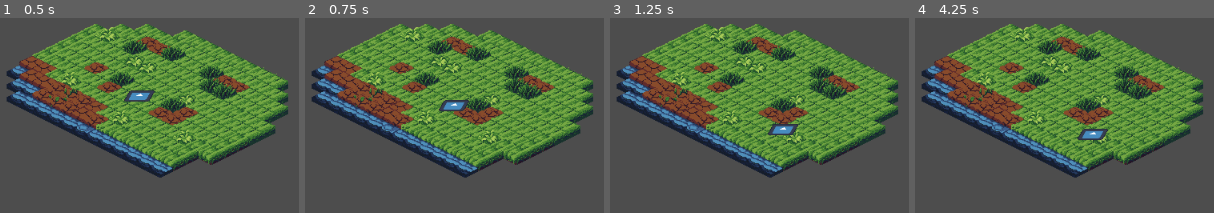
Above: before the commit, frames 1-4 (left to right).
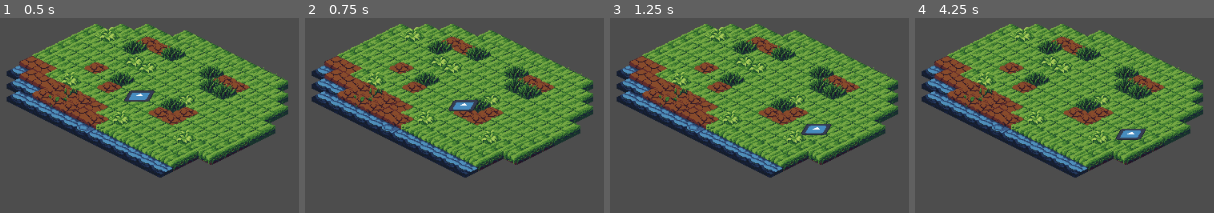
Above: after the commit, the same moments.

Repository: Victorrh68/Gordot
Game: Godot game, scene res://2d_secen_test.tscn
The game is run twice, just before and just after one commit, with the same random seed, the same clock (stepped at 60 frames per second) and the same inputs. The engine's default icon, where the game draws it, is replaced by a stand-in: a white triangle on a blue panel in a dark square.
Inputs:
- Up to frame 1 (0.5 s): no input
- Up to frame 2 (0.75 s): tap Enter (ui_accept) at 0.5, 0.6 s; hold Right (ui_right) from 0.53 s (still down)
- Up to frame 3 (1.25 s): keep holding Right (ui_right); tap Enter (ui_accept) at 0.77, 1.07 s
- Up to frame 4 (4.25 s): release Right (ui_right) at 1.28 s; hold Down (ui_down) 1.28-2.03 s; tap Enter (ui_accept) at 1.35, 1.52, 1.82, 2.1, 2.85, 3.02, 3.32, 3.6, 3.77, 4.07 s; hold Right (ui_right) 2.03-2.78 s; hold Up (ui_up) 2.78-3.53 s; hold Left (ui_left) from 3.53 s (still down)

Frame 1 is identical in both runs. In frame 2, 0.5% of the frame differs, in the area x 44-59%, y 42-48%; in frame 3, 1.0%; in frame 4, 1.0%, in the area x 54-78%, y 56-63%.

Commit message:
Returned to old walking algorithm
This Integer number implementacion has a downside: it skews the direction of movement. Saved this last algorith on an old_walking.gd file while returning to prior walking algorithm.

Diff:
--- a/Nom_Folder/CharacterBody2D.gd
+++ b/Nom_Folder/CharacterBody2D.gd
@@ -38,48 +38,21 @@
 
 	# Get the input direction and handle the movement/deceleration.
 	# As good practice, you should replace UI actions with custom gameplay actions.
-	#var direction_x = Input.get_axis("ui_left", "ui_right")
-	#var direction_y = Input.get_axis("ui_up", "ui_down")
+	var direction_x = Input.get_axis("ui_left", "ui_right")
+	var direction_y = Input.get_axis("ui_up", "ui_down")
 
-	#if direction_x:
-	#	velocity.x = direction_x * SPEED
-	#else:
-	#	velocity.x = move_toward(velocity.x, 0, SPEED)
+	if direction_x:
+		velocity.x = direction_x * SPEED
+	else:
+		velocity.x = move_toward(velocity.x, 0, SPEED)
 
-	#if direction_y:
-	#	velocity.y = direction_y * SPEED
-	#else:
-	#	velocity.y = move_toward(velocity.y, 0, SPEED)
+	if direction_y:
+		velocity.y = direction_y * SPEED
+	else:
+		velocity.y = move_toward(velocity.y, 0, SPEED)
 
-	#velocity = rect_to_iso(velocity)
-	#velocity = velocity.normalized() * SPEED  * delta
+	velocity = rect_to_iso(velocity)
+	velocity = velocity.normalized() * SPEED  * delta
 
-	#velocity *= cell_size
-
-		# Handle input to move the character
-	var movement = Vector2()  # Initialize movement vector
-	if Input.is_action_pressed("ui_right"):
-		movement.x += 1
-	if Input.is_action_pressed("ui_left"):
-		movement.x -= 1
-	if Input.is_action_pressed("ui_down"):
-		movement.y += 1
-	if Input.is_action_pressed("ui_up"):
-		movement.y -= 1
-
-# Normalize movement to ensure consistent speed in all directions
-	movement = movement.normalized()
-# Multiply by cell size to move in integer increments
-	movement *= cell_size
-
-	movement = rect_to_iso(movement)
-# Calculate next position based on the grid
-	var next_position = position + movement
-# Round next position to ensure it aligns with the grid
-	next_position = round_to_grid(next_position)
-	#next_position = rect_to_iso(next_position)
-# Move only if the next position aligns with the grid
-	if is_valid_position(next_position):
-		position = next_position
 
 	move_and_slide()
--- /dev/null
+++ b/Nom_Folder/old_walking.gd
@@ -0,0 +1,85 @@
+extends CharacterBody2D
+
+
+const SPEED = 8000.0
+const JUMP_VELOCITY = -400.0
+
+# Get the gravity from the project settings to be synced with RigidBody nodes.
+var gravity = 0 #ProjectSettings.get_setting("physics/2d/default_gravity")
+var cell_size = Vector2(1, 1)
+
+func rect_to_iso(cartesian):
+	var screen_pos = Vector2()
+	#screen_pos.x = cartesian.x - cartesian.y
+	#screen_pos.y = (cartesian.x + cartesian.y)/2
+	screen_pos.x = int(round(cartesian.x) - round(cartesian.y) )
+	screen_pos.y = int(round((round(cartesian.x) + round(cartesian.y))/2))
+
+	return screen_pos
+
+func is_valid_position(pos):
+# Check if the next position aligns with the grid
+	return (int(pos.x) % int(cell_size.x) == 0) and (int(pos.y) % int(cell_size.y) == 0)
+
+func round_to_grid(pos):
+	# Round position to the nearest grid cell
+	var x = int(round(pos.x / cell_size.x)) * cell_size.x
+	var y = int(round(pos.y / cell_size.y)) * cell_size.y
+	return Vector2(x, y)
+
+func _physics_process(delta):
+	# Add the gravity.
+	#if not is_on_floor():
+	#	velocity.y += gravity * delta
+
+	# Handle jump.
+	#if Input.is_action_just_pressed("ui_accept") and is_on_floor():
+	#	velocity.y = JUMP_VELOCITY
+
+	# Get the input direction and handle the movement/deceleration.
+	# As good practice, you should replace UI actions with custom gameplay actions.
+	#var direction_x = Input.get_axis("ui_left", "ui_right")
+	#var direction_y = Input.get_axis("ui_up", "ui_down")
+
+	#if direction_x:
+	#	velocity.x = direction_x * SPEED
+	#else:
+	#	velocity.x = move_toward(velocity.x, 0, SPEED)
+
+	#if direction_y:
+	#	velocity.y = direction_y * SPEED
+	#else:
+	#	velocity.y = move_toward(velocity.y, 0, SPEED)
+
+	#velocity = rect_to_iso(velocity)
+	#velocity = velocity.normalized() * SPEED  * delta
+
+	#velocity *= cell_size
+
+		# Handle input to move the character
+	var movement = Vector2()  # Initialize movement vector
+	if Input.is_action_pressed("ui_right"):
+		movement.x += 1
+	if Input.is_action_pressed("ui_left"):
+		movement.x -= 1
+	if Input.is_action_pressed("ui_down"):
+		movement.y += 1
+	if Input.is_action_pressed("ui_up"):
+		movement.y -= 1
+
+# Normalize movement to ensure consistent speed in all directions
+	movement = movement.normalized()
+# Multiply by cell size to move in integer increments
+	movement *= cell_size
+
+	movement = rect_to_iso(movement)
+# Calculate next position based on the grid
+	var next_position = position + movement
+# Round next position to ensure it aligns with the grid
+	next_position = round_to_grid(next_position)
+	#next_position = rect_to_iso(next_position)
+# Move only if the next position aligns with the grid
+	if is_valid_position(next_position):
+		position = next_position
+
+	move_and_slide()
